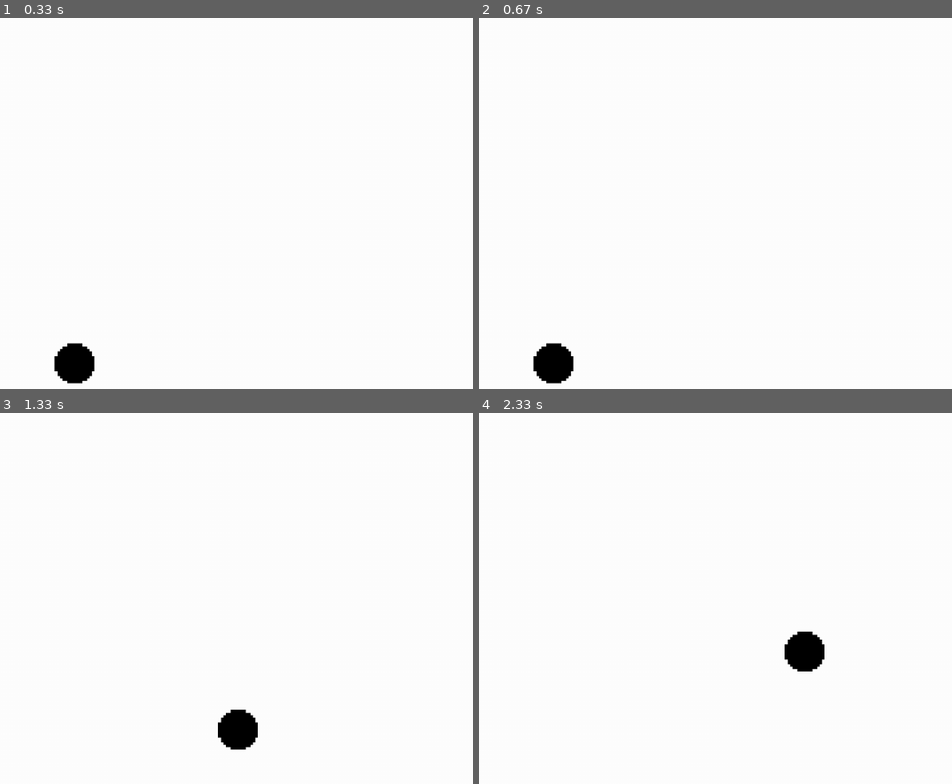
Above: before the commit, frames 1-4 (two rows, left to right).
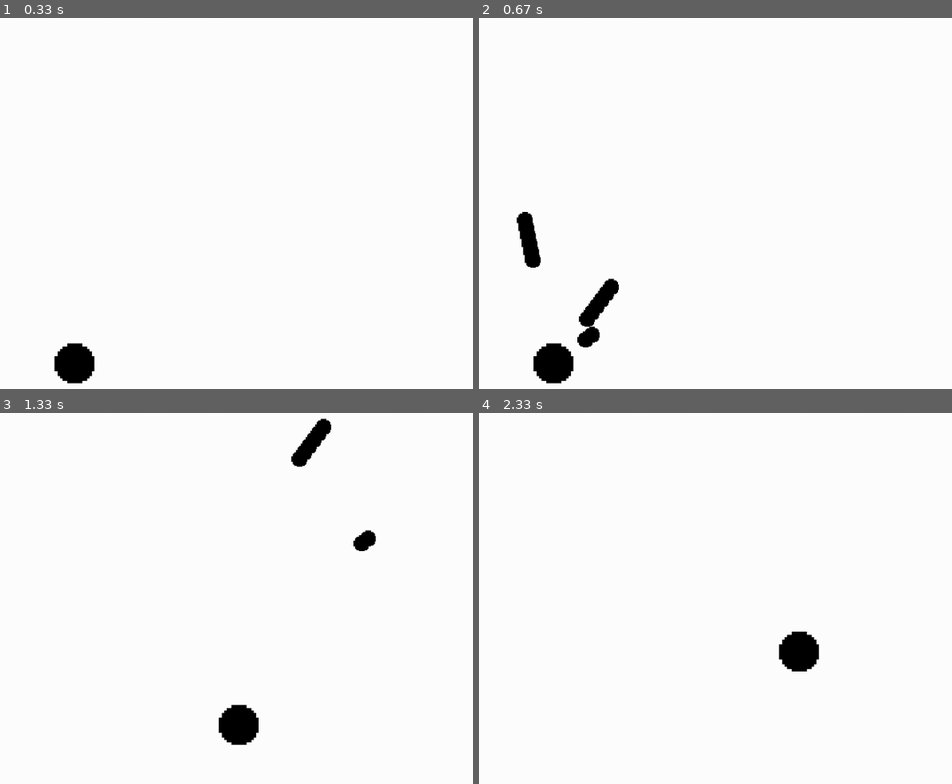
Above: after the commit, the same moments.

Repository: amenthyst/Pygame-Spring-Jam-2024
Game: pygame game, started from main.py
The game is run twice, just before and just after one commit, with the same random seed, the same clock (stepped at 60 frames per second) and the same inputs.
Inputs (mouse positions are in pixels of both pictures, inside the frame that each line leads up to):
- Up to frame 1 (0.33 s): no input
- Up to frame 2 (0.67 s): press the mouse at (521, 225) at 0.37 s; move the mouse to (668, 207) at 0.47 s; release the mouse at (810, 192) at 0.6 s
- Up to frame 3 (1.33 s): hold D 0.67-1.13 s; move the mouse to (75, 628) at 0.7 s; hold W from 1.17 s (still down)
- Up to frame 4 (2.33 s): release W at 1.47 s; hold D 1.5-1.97 s; hold A from 2 s (still down)

Frame 1 is identical in both runs. In frame 2, 1.2% of the frame differs, in the area x 7-30%, y 52-89%; in frame 3, 1.0%; in frame 4, 0.3%.

Commit message:
shooting bullets, no cooldown yet

Diff:
--- a/Objects/bullet.py
+++ b/Objects/bullet.py
@@ -1,6 +1,12 @@
 import pygame
+import images
 
 class Bullet(pygame.sprite.Sprite):
-    def __init__(self, position, angle, mousevec):
+    def __init__(self, position, velocity):
         super().__init__()
-        self.position = pygame.math.Vector2(position)
+        self.image = images.renderbullet()
+        self.rect = self.image.get_rect(center=position)
+        self.velocity = pygame.math.Vector2(velocity)
+    def update(self):
+        self.rect.x += self.velocity.x
+        self.rect.y += self.velocity.y
--- a/Objects/player.py
+++ b/Objects/player.py
@@ -1,7 +1,7 @@
 import pygame
 
 class Player(pygame.sprite.Sprite):
-    def __init__(self, playersurf, position, speed):
+    def __init__(self, playersurf, position, speed, bullet, bullet_group):
         super().__init__()
         self.image = playersurf
         self.rect = self.image.get_rect(center=position)
@@ -15,6 +15,14 @@
         self.maxvelocity = 20
         self.acceleration = speed
 
+        self.bullet = bullet
+        self.shoot_force = 10
+        self.bulletgrp = bullet_group
+
+    def get_pos(self) -> pygame.math.Vector2:
+        return pygame.math.Vector2(self.rect.x, self.rect.y)
+    def get_centre(self) -> pygame.math.Vector2:
+        return pygame.math.Vector2(self.rect.centerx, self.rect.centery)
 
     def move(self):
         pressed = pygame.key.get_pressed()
@@ -35,6 +43,14 @@
         self.rect.y += self.velocity[1]
 
     def shoot(self):
-        pass
+        if not pygame.mouse.get_pressed(3)[0]:
+            return
+        mouse_pos = pygame.mouse.get_pos()
+        bullet_dir = pygame.math.Vector2(mouse_pos) - self.get_centre()
+        bullet_dir = bullet_dir.normalize()
+        bullet = self.bullet(self.get_centre(), bullet_dir * self.shoot_force)
+        self.bulletgrp.add(bullet)
+
     def update(self):
         self.move()
+        self.shoot()
--- a/images.py
+++ b/images.py
@@ -1,5 +1,10 @@
 import pygame
 def renderplayer():
-    player = pygame.image.load("Pygame-Spring-Jam-2024/Graphics/player.png").convert_alpha()
+    player = pygame.image.load("Graphics/player.png").convert_alpha()
     player = pygame.transform.scale(player, (50,50))
     return player
+
+def renderbullet():
+    bullet = pygame.image.load("Graphics/player.png").convert_alpha()
+    bullet = pygame.transform.scale(bullet, (20, 20))
+    return bullet
--- a/main.py
+++ b/main.py
@@ -1,5 +1,7 @@
 import pygame
 from sys import exit
+
+import Objects.bullet
 import images
 from Objects.player import Player
 
@@ -12,10 +14,10 @@
 
 playersurf = images.renderplayer()
 
+bulletgrp = pygame.sprite.Group()
 
-playergrp = pygame.sprite.GroupSingle(Player(playersurf, (500,500), 1.4))
+playergrp = pygame.sprite.GroupSingle(Player(playersurf, (500,500), 1.4, Objects.bullet.Bullet, bulletgrp))
 
-bulletgrp = pygame.sprite.Group()
 run = True
 while run:
     for event in pygame.event.get():
@@ -25,10 +27,11 @@
     screen.fill("white")
 
 
+    playergrp.update()
     playergrp.draw(screen)
-    playergrp.update()
 
-
+    bulletgrp.update()
+    bulletgrp.draw(screen)
 
     pygame.display.update()
     dt = clock.tick(60)
